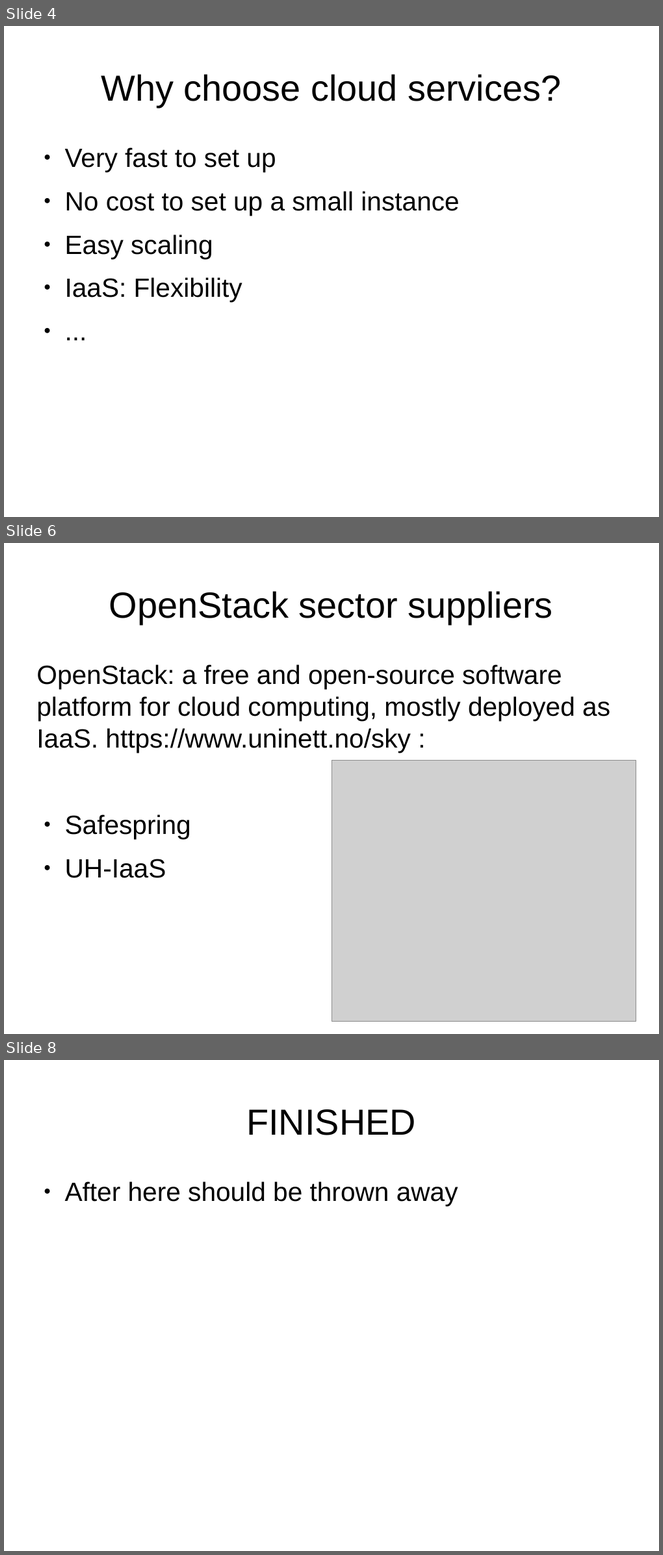
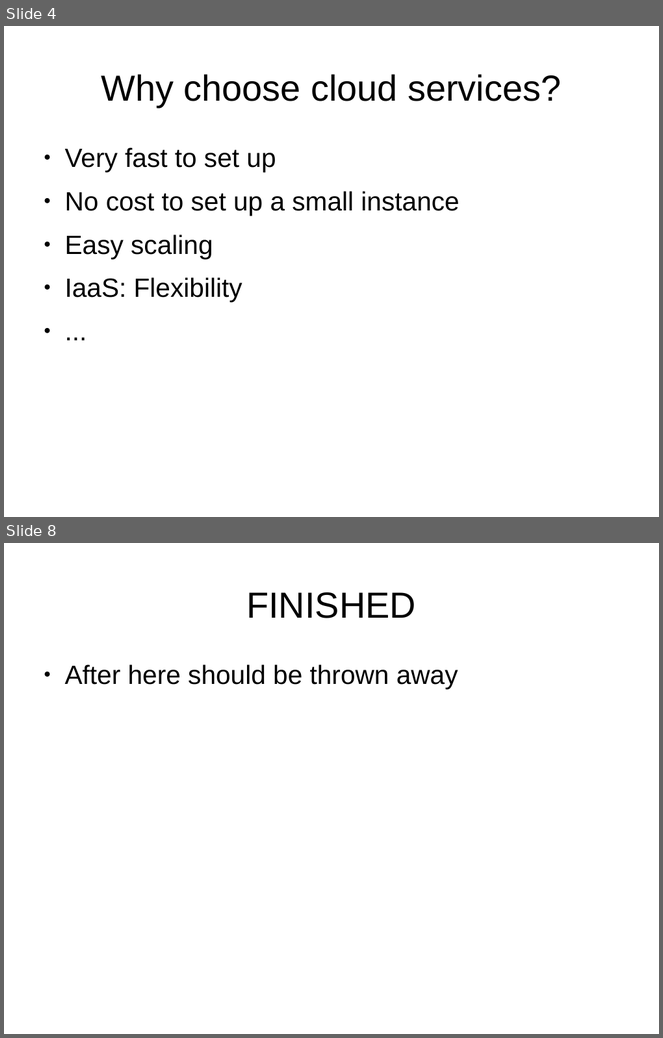
Before and after one commit to arnsteio/Met-OpenStack-2019, a slide deck: Met-OpenStack-2019.odp. Shown one above the other, each under a label of ours: slides 4, 6 and 8 before the commit, slides 4 and 8 after it; the slides between them are not shown. The pictures are 663x1555 and 663x1038 pixels, drawn with LibreOffice and Linux fonts; fonts in the diff are those of the drawing; grey boxes stand for pictures. Boxes give left, top, right and bottom in pixels: in the first picture for what was removed or moved away, otherwise in the second. Text is boxed around its words. In the diff, an @@ line names an element or a change of style, - is before the commit and + after.

Commit message:
Slightly updated text

```diff
--- a/Met-OpenStack-2019.odp
+++ b/Met-OpenStack-2019.odp
@@ slide 6 removed at (4,543,659,1034), background #FFFFFF @@
@@ title removed at (109,591,553,624) @@
-OpenStack sector suppliers
@@ text removed at (36,665,610,878) @@
-OpenStack: a free and open-source software platform for cloud computing, mostly deployed as IaaS. https://www.uninett.no/sky :
-● Safespring
-● UH-IaaS
@@ picture removed at (332,761,636,1021) @@
```
Also in this commit, not shown: 2 slides changed, 2 slides added, 1 other slide removed.
